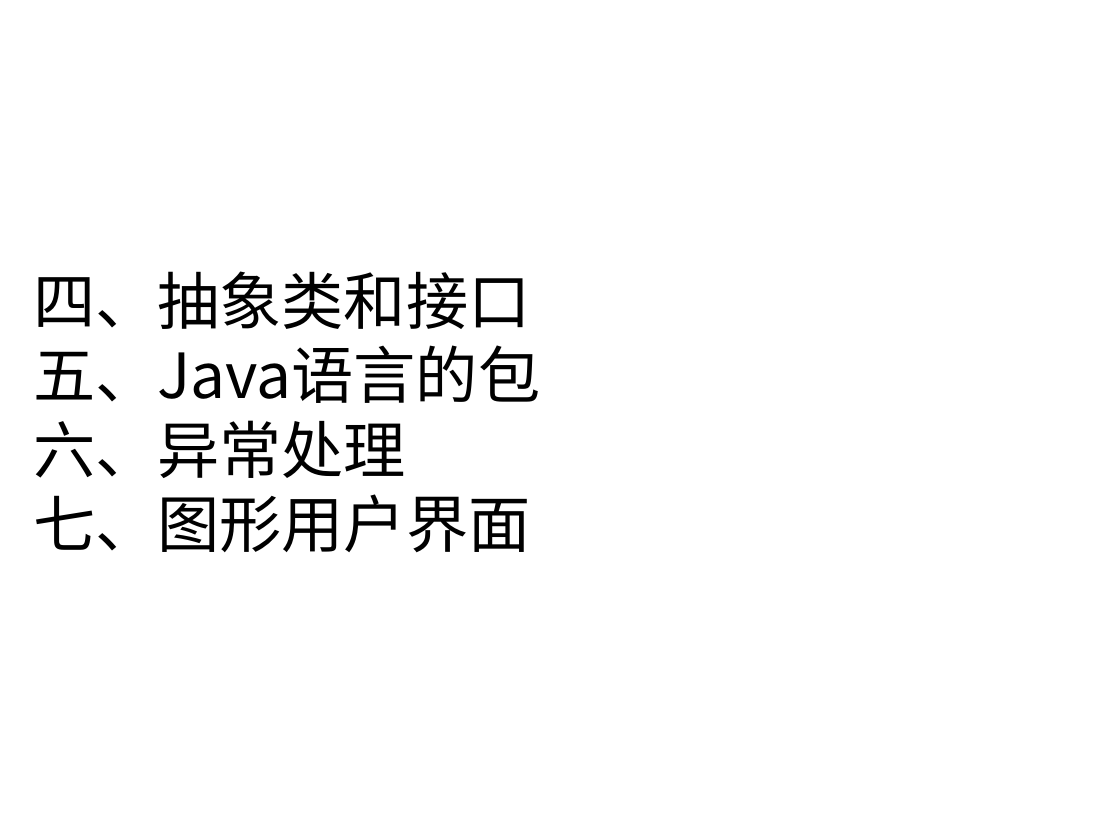
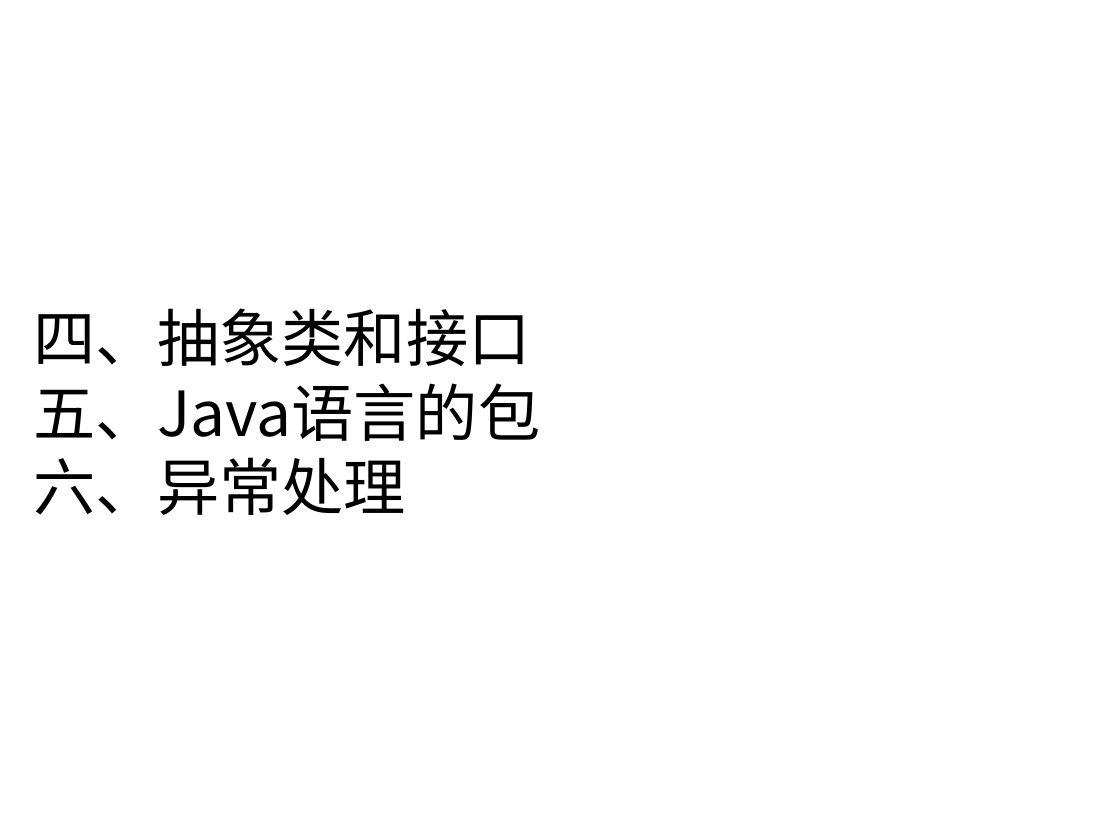
Before and after one commit to ALiberInc/Training, a slide deck: slide 4 of Java/第一章_Java简介.ppt. Drawn at 1120x840 pixels with LibreOffice and Linux fonts; fonts in the diff are those of the drawing. Boxes give left, top, right and bottom in pixels: in the first picture for what was removed or moved away, otherwise in the second. Text is boxed around its words. In the diff, an @@ line names an element or a change of style, - is before the commit and + after.

```diff
--- a/Java/第一章_Java简介.ppt
+++ b/Java/第一章_Java简介.ppt
@@ title at [33,308,540,515]: text changed @@
-四、抽象类和接口
-五、Java语言的包
-六、异常处理
-七、图形用户界面
+四、抽象类和接口
+五、Java语言的包
+六、异常处理
```
Also in this commit, not shown: 1 other file.
